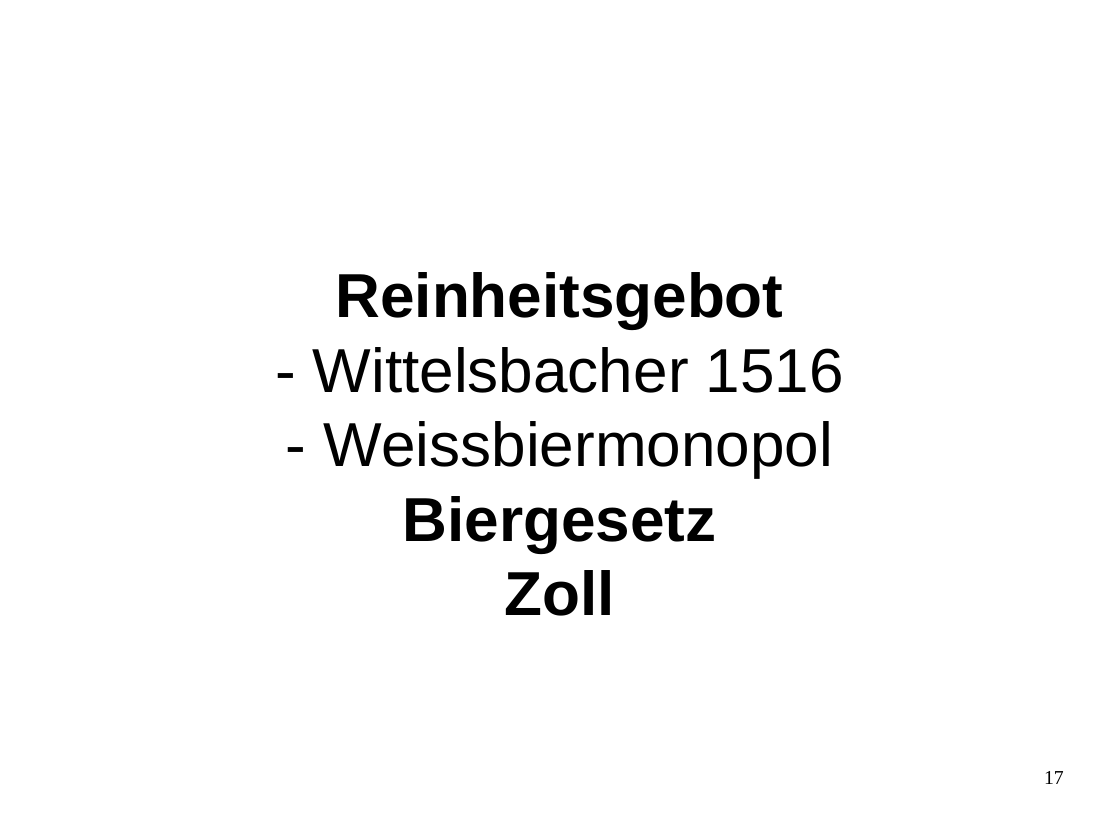
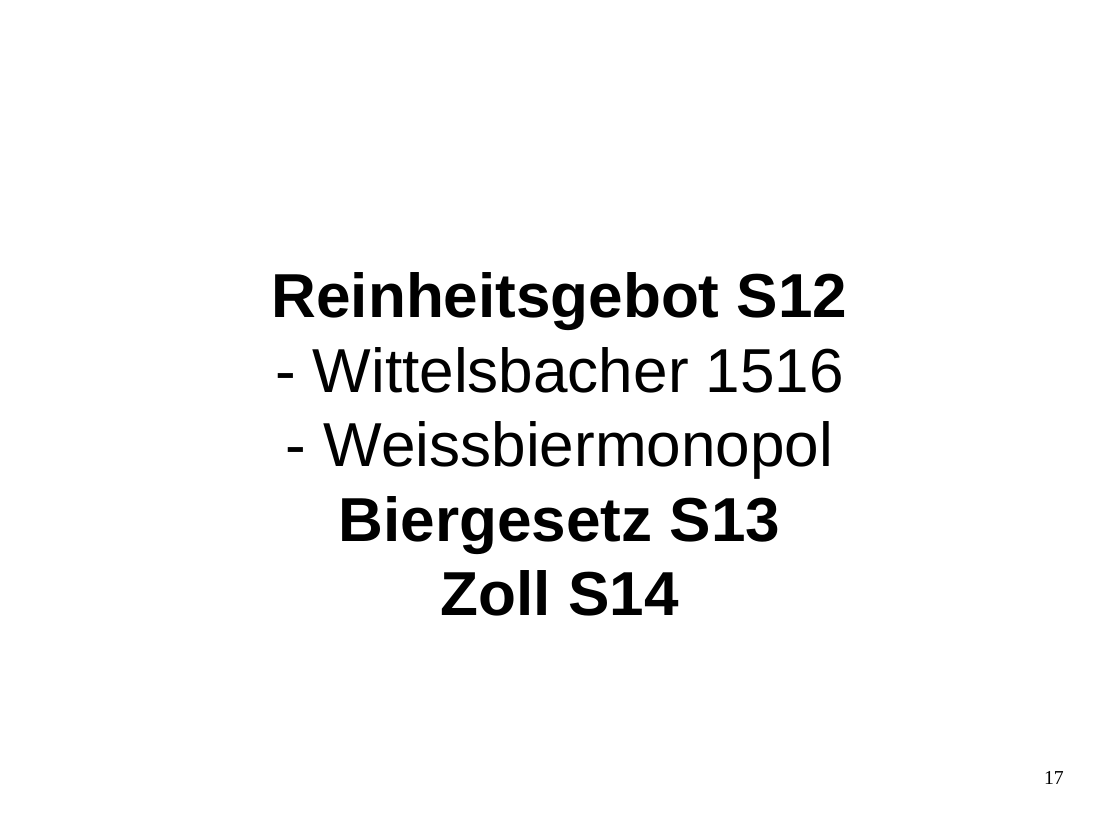
Before and after one commit to sky4walk/documents, a slide deck: slide 17 of Zwieselbrau-Brauseminar-Handkarten.odp. Drawn at 1120x840 pixels with LibreOffice and Linux fonts; fonts in the diff are those of the drawing. Boxes give left, top, right and bottom in pixels: in the first picture for what was removed or moved away, otherwise in the second. Text is boxed around its words. In the diff, an @@ line names an element or a change of style, - is before the commit and + after.

```diff
--- a/Zwieselbrau-Brauseminar-Handkarten.odp
+++ b/Zwieselbrau-Brauseminar-Handkarten.odp
@@ title at (x1=272, y1=272, x2=847, y2=616): text changed; bold on @@
-Reinheitsgebot
-- Wittelsbacher 1516
-- Weissbiermonopol
-Biergesetz
-Zoll
+Reinheitsgebot S12
+- Wittelsbacher 1516
+- Weissbiermonopol
+Biergesetz S13
+Zoll S14
```
Also in this commit, not shown: 10 other slides changed, 1 other file.
